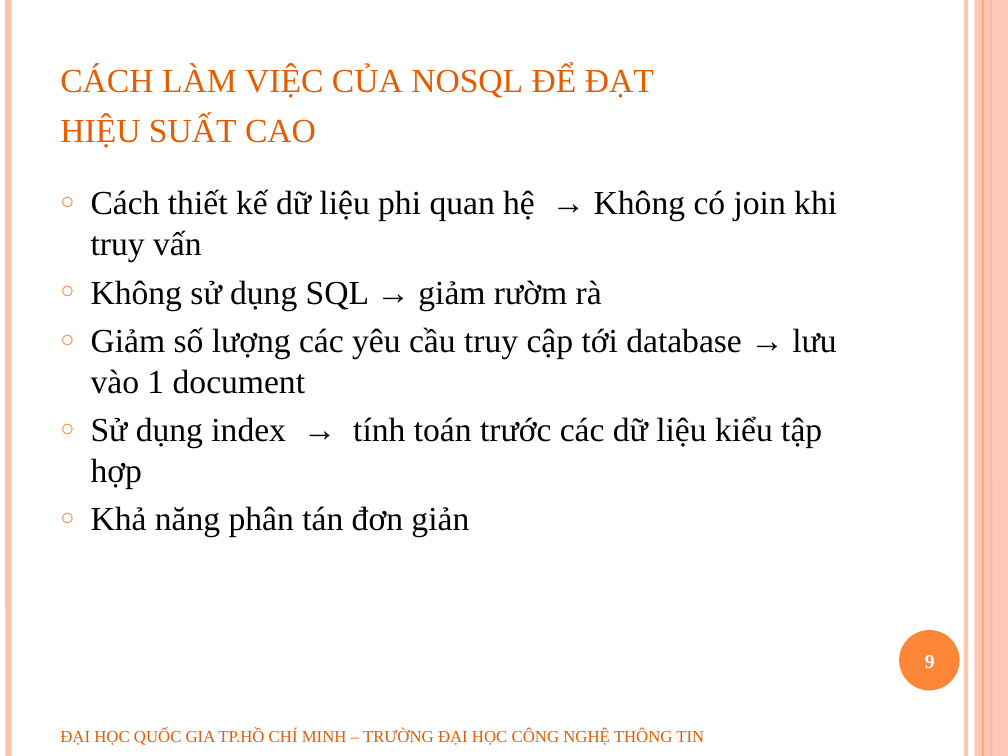
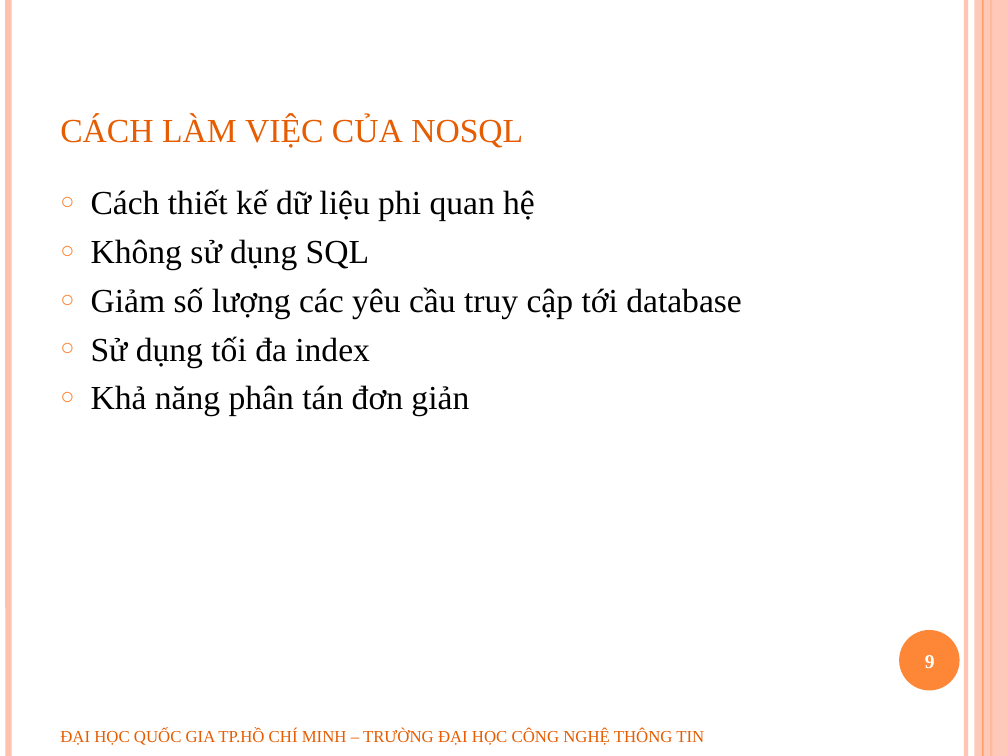
Before and after one commit to geovip/nosqlravendbuit, a slide deck: slide 9 of Document/slide bao cao.pptx. Drawn at 1008x756 pixels with LibreOffice and Linux fonts; fonts in the diff are those of the drawing; background and template pictures are left out. Boxes give left, top, right and bottom in pixels: in the first picture for what was removed or moved away, otherwise in the second. Text is boxed around its words. In the diff, an @@ line names an element or a change of style, - is before the commit and + after.

```diff
--- a/Document/slide bao cao.pptx
+++ b/Document/slide bao cao.pptx
@@ title at (x1=60, y1=116, x2=523, y2=148): text changed @@
-cách làm việc của nosql để đạt
-hiệu suất cao
+cách làm việc của nosql
@@ text at (x1=91, y1=189, x2=742, y2=367): text changed @@
-○ Cách thiết kế dữ liệu phi quan hệ → Không có join khi truy vấn
-○ Không sử dụng SQL → giảm rườm rà
-○ Giảm số lượng các yêu cầu truy cập tới database → lưu vào 1 document
-○ Sử dụng index → tính toán trước các dữ liệu kiểu tập hợp
+○ Cách thiết kế dữ liệu phi quan hệ
+○ Không sử dụng SQL
+○ Giảm số lượng các yêu cầu truy cập tới database
+○ Sử dụng tối đa index
```
Also in this commit, not shown: 4 other slides changed, 1 slide added, 1 other file.
